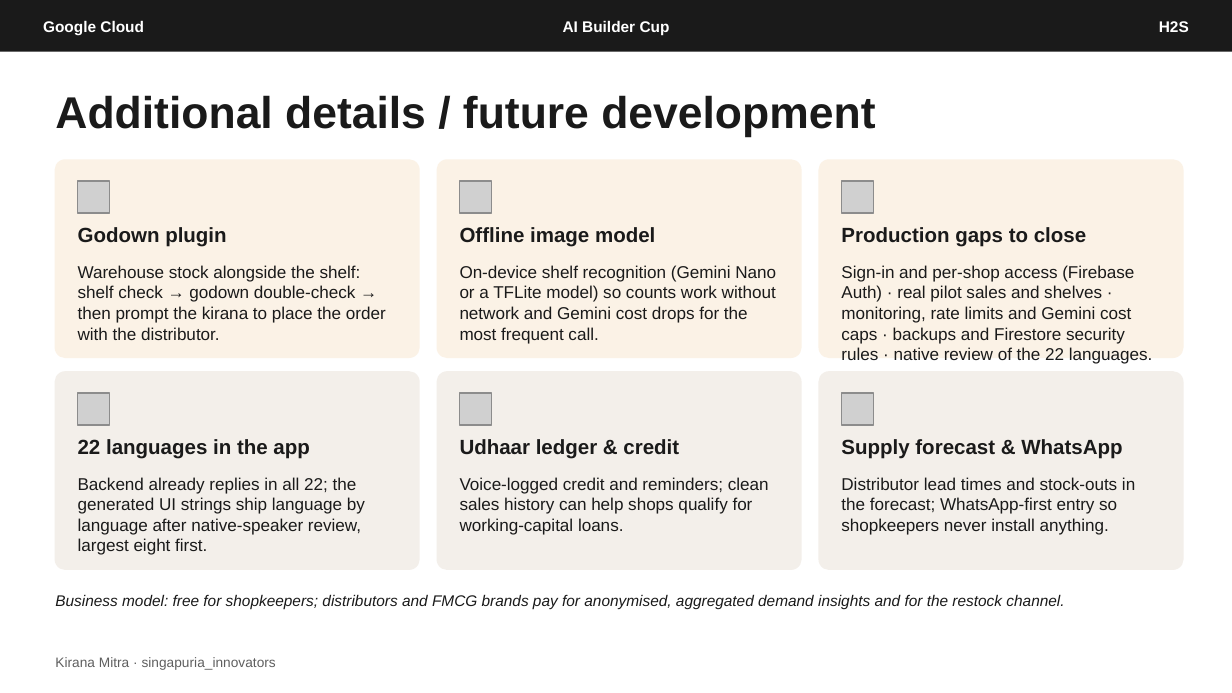
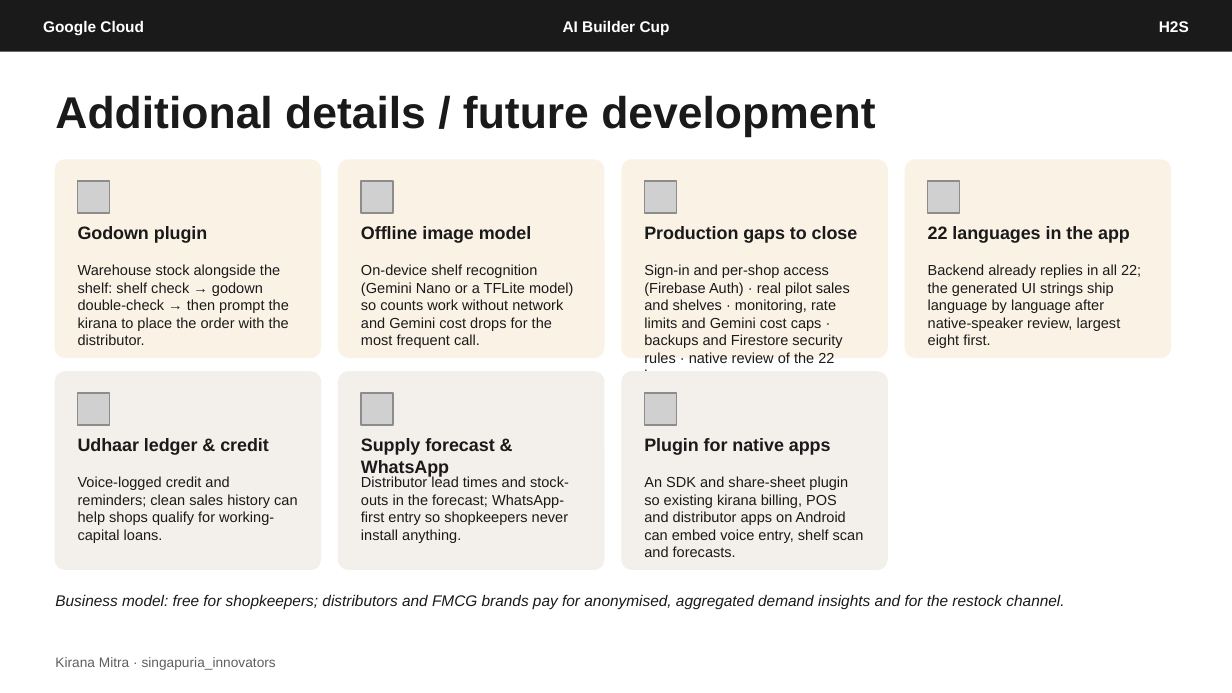
Before and after one commit to CuriousCoder2024/kirana-mitra, a slide deck: slide 12 of docs/submission/Kirana-Mitra-AI-Builder-Cup-Submission.pptx. Drawn at 1232x693 pixels with LibreOffice and Linux fonts; fonts in the diff are those of the drawing; grey boxes stand for pictures. Boxes give left, top, right and bottom in pixels: in the first picture for what was removed or moved away, otherwise in the second. Text is boxed around its words. In the diff, an @@ line names an element or a change of style, - is before the commit and + after.

```diff
--- a/docs/submission/Kirana-Mitra-AI-Builder-Cup-Submission.pptx
+++ b/docs/submission/Kirana-Mitra-AI-Builder-Cup-Submission.pptx
@@ rounded rectangle: place and size @@
-rounded rectangle at <box>55,160,419,357</box>
+rounded rectangle at <box>55,160,320,357</box>
@@ rounded rectangle added at <box>339,160,604,357</box>, fill #FBF2E6, outline #FBF2E6 1 pt @@
@@ rounded rectangle: place and size @@
-rounded rectangle at <box>437,160,801,357</box>
+rounded rectangle at <box>622,160,887,357</box>
@@ rounded rectangle: place and size @@
-rounded rectangle at <box>819,160,1183,357</box>
+rounded rectangle at <box>906,160,1170,357</box>
@@ picture: place and size @@
-picture at <box>460,181,492,213</box>
+picture at <box>361,181,393,213</box>
@@ picture: place and size @@
-picture at <box>841,181,873,213</box>
+picture at <box>644,181,676,213</box>
@@ picture added at <box>928,181,960,213</box> @@
@@ text "Offline image model": place and size @@
-text "Offline image model" at <box>460,227,655,247</box>
+text "Offline image model" at <box>361,226,532,243</box>
@@ text "Production gaps to close": place and size @@
-text "Production gaps to close" at <box>841,227,1086,247</box>
+text "Production gaps to close" at <box>644,226,858,243</box>
@@ text "22 languages in the app": place and size @@
-text "22 languages in the app" at <box>78,439,309,459</box>
+text "22 languages in the app" at <box>928,226,1130,243</box>
@@ text "On-device shelf recognition (Gemini Nano ...": place and size @@
-text "On-device shelf recognition (Gemini Nano ..." at <box>460,265,776,344</box>
+text "On-device shelf recognition (Gemini Nano ..." at <box>361,264,574,348</box>
@@ text "Sign-in and per-shop access (Firebase ...": place and size @@
-text "Sign-in and per-shop access (Firebase ..." at <box>841,265,1152,364</box>
+text "Sign-in and per-shop access (Firebase ..." at <box>644,264,850,371</box>
@@ text "Backend already replies in all ...": place and size @@
-text "Backend already replies in all ..." at <box>78,477,365,555</box>
+text "Backend already replies in all ..." at <box>928,264,1141,348</box>
@@ rounded rectangle: place and size @@
-rounded rectangle at <box>55,372,419,569</box>
+rounded rectangle at <box>55,372,320,569</box>
@@ rounded rectangle: place and size @@
-rounded rectangle at <box>819,372,1183,569</box>
+rounded rectangle at <box>339,372,604,569</box>
@@ rounded rectangle: place and size @@
-rounded rectangle at <box>437,372,801,569</box>
+rounded rectangle at <box>622,372,887,569</box>
@@ picture: place and size @@
-picture at <box>841,393,873,425</box>
+picture at <box>361,393,393,425</box>
@@ picture removed at <box>460,393,492,425</box> @@
@@ picture added at <box>644,393,676,425</box> @@
@@ text "Udhaar ledger & credit": place and size @@
-text "Udhaar ledger & credit" at <box>460,439,679,459</box>
+text "Udhaar ledger & credit" at <box>78,438,269,455</box>
@@ size 12 to 10.5 pt in 6 elements at <box>78,226,207,243</box>, <box>361,226,532,243</box>, <box>644,226,858,243</box>, <box>928,226,1130,243</box>, <box>78,438,269,455</box>, <box>361,438,494,477</box> @@
@@ text "Supply forecast & WhatsApp": place and size @@
-text "Supply forecast & WhatsApp" at <box>841,439,1122,459</box>
+text "Supply forecast & WhatsApp" at <box>361,438,494,477</box>
@@ text added at <box>644,438,831,455</box>, 10.5 pt, text #1A1A1A, bold @@
+Plugin for native apps
@@ text "Voice-logged credit and reminders; clean ...": place and size @@
-text "Voice-logged credit and reminders; clean ..." at <box>460,477,769,535</box>
+text "Voice-logged credit and reminders; clean ..." at <box>78,476,297,543</box>
@@ size 10 to 8.5 pt in 6 elements at <box>78,264,289,345</box>, <box>361,264,574,348</box>, <box>644,264,850,371</box>, <box>928,264,1141,348</box>, <box>78,476,297,543</box>, <box>361,475,569,543</box> @@
@@ text "Distributor lead times and stock-outs ...": place and size @@
-text "Distributor lead times and stock-outs ..." at <box>841,477,1135,535</box>
+text "Distributor lead times and stock-outs ..." at <box>361,475,569,543</box>
@@ text added at <box>644,476,864,557</box>, 8.5 pt, text #1A1A1A @@
+An SDK and share-sheet plugin so existing kirana billing, POS and distributor apps on Android can embed voice entry, shelf scan and forecasts.
```
Also in this commit, not shown: 1 other slide changed, 1 other file.
